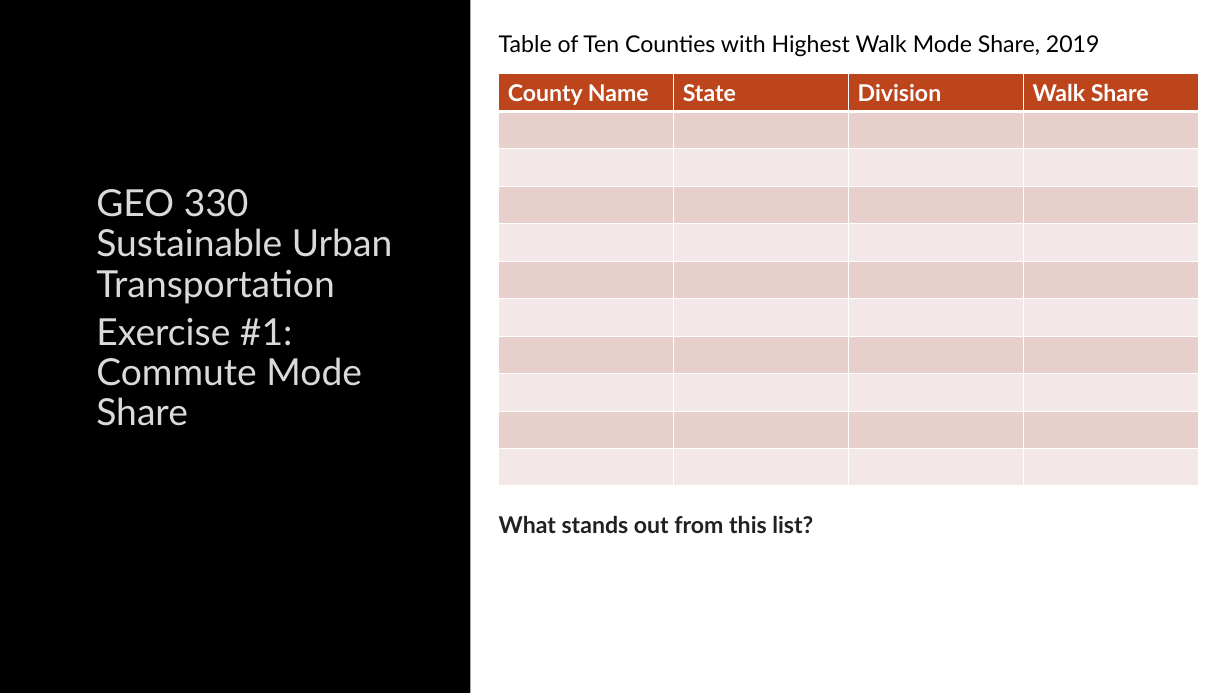
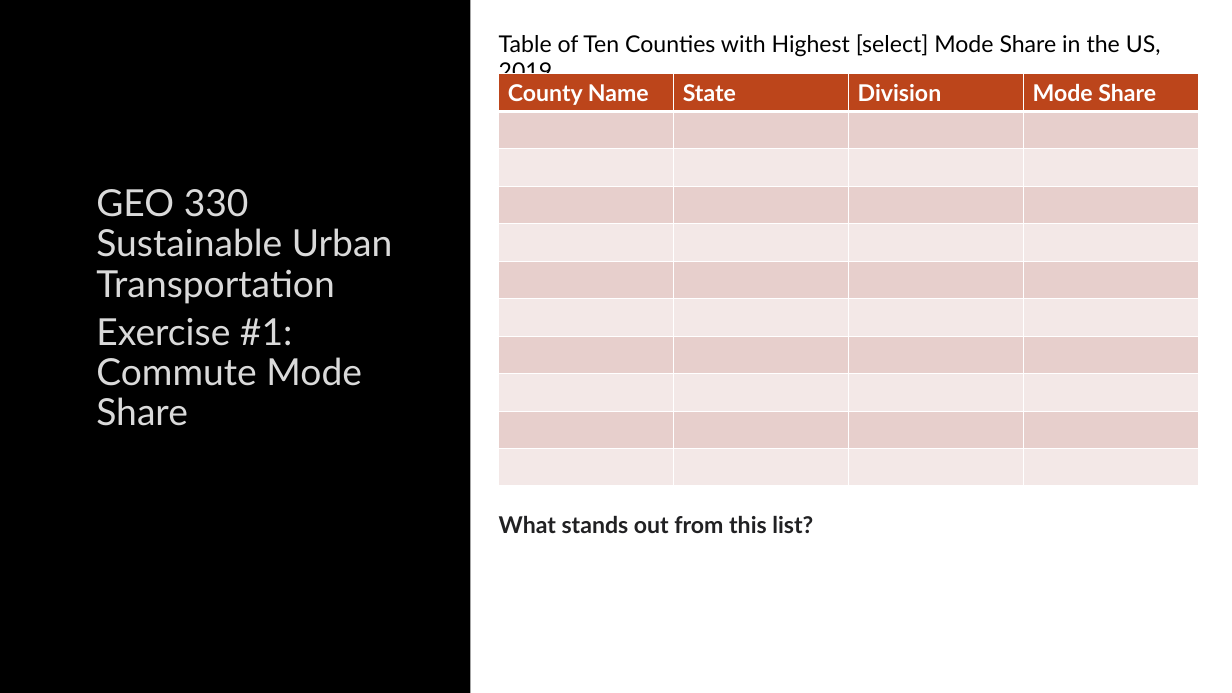
Before and after one commit to justenvirons/pedagogy, a slide deck: slide 4 of GEO330_2024_WinterQuarter/exercises/Exercise_01/slides/Exercise01_Template.pptx. Drawn at 1232x693 pixels with LibreOffice and Linux fonts; fonts in the diff are those of the drawing; background and template pictures are left out. Boxes give left, top, right and bottom in pixels: in the first picture for what was removed or moved away, otherwise in the second. Text is boxed around its words. In the diff, an @@ line names an element or a change of style, - is before the commit and + after.

```diff
--- a/GEO330_2024_WinterQuarter/exercises/Exercise_01/slides/Exercise01_Template.pptx
+++ b/GEO330_2024_WinterQuarter/exercises/Exercise_01/slides/Exercise01_Template.pptx
@@ text at box(499, 34, 1161, 57): text changed @@
-Table of Ten Counties with Highest Walk Mode Share, 2019
+Table of Ten Counties with Highest [select] Mode Share in the US, 2019
@@ table at box(499, 74, 1198, 486) @@
-row 1, column 4: Walk Share
+row 1, column 4: Mode Share
```
Also in this commit, not shown: 5 other slides changed, 2 slides added, 2 slides removed, 3 other files.
